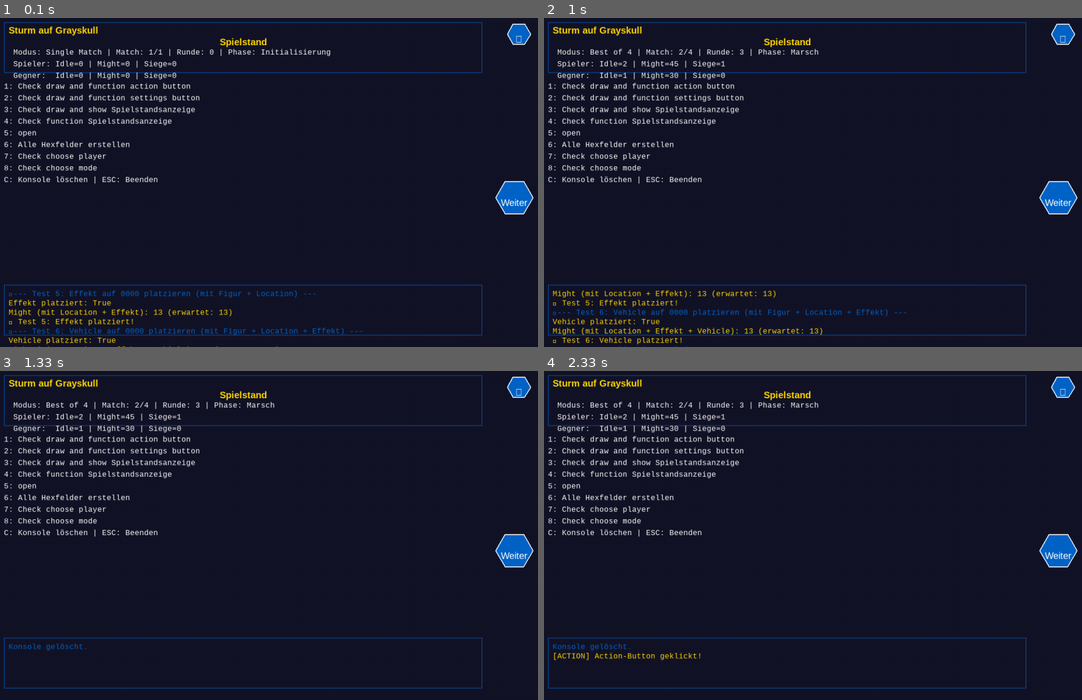
Above: before the commit, frames 1-4 (two rows, left to right).
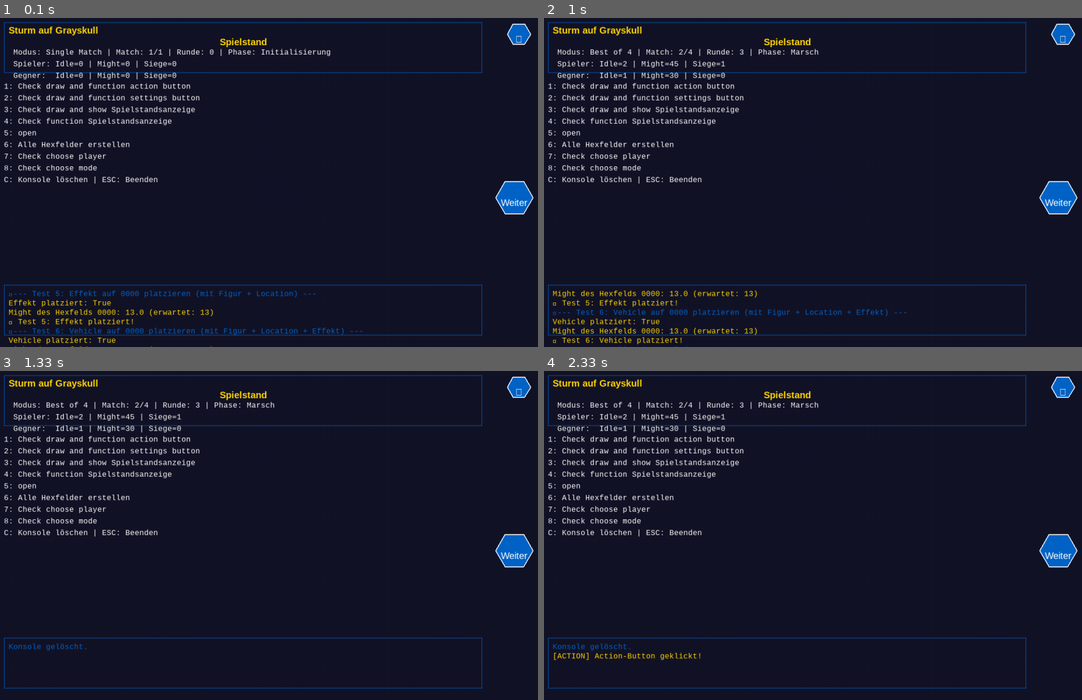
Above: after the commit, the same moments.

Repository: falkstergaming/Assault
Game: pygame game, started from main.py
The game is run twice, just before and just after one commit, with the same random seed, the same clock (stepped at 60 frames per second) and the same inputs.
Inputs (mouse positions are in pixels of both pictures, inside the frame that each line leads up to):
- Up to frame 1 (0.1 s): no input
- Up to frame 2 (1 s): click "Spielstand" at 0.38 s; tap 4 at 0.67 s
- Up to frame 3 (1.33 s): tap C at 1 s
- Up to frame 4 (2.33 s): click "Weiter" at 1.38 s; click (640, 545) at 1.72 s

The runs differ from the first frame. In frame 1, 0.3% of the frame differs, in the area x 6-52%, y 88-100%; in frame 2, 0.7%, in the area x 6-52%, y 82-97%; in frame 3, nothing differs; in frame 4, nothing differs.

Commit message:
Might calculator exclusive per hex

Diff:
--- a/core/game/board.py
+++ b/core/game/board.py
@@ -282,14 +282,33 @@
 
     # --- Nachbarn-Abfrage ---
     def get_neighbors(self, hex_id: HexID) -> List[BaseEntity]:
-        """Gibt alle Entities (Figuren, Locations, Effekte) auf den Nachbar-Feldern zurück."""
+        """Gibt alle Entities (Figuren, Locations, Effekte, Vehicles) auf den Nachbar-Feldern zurück."""
         neighbor_ids = self._logical_neighbors.get(hex_id, [])  # ✅ HexID-Objekt als Key!
         neighbors = []
         for nid in neighbor_ids:
             # Hole alle Entities auf dem Nachbar-Feld
-            entities = self.get_entities_at(nid)
+            entities = self.get_entities_on_hex(nid)
             neighbors.extend(entities)
         return neighbors
+
+    def get_neighbor_entities(self, hex_id: HexID) -> List[BaseEntity]:
+        """
+        Gibt alle Entities auf den logischen Nachbar-Feldern zurück.
+        Alias für get_neighbors() zur Kompatibilität mit MightCalculator.
+        """
+        return self.get_neighbors(hex_id)
+
+    def get_opponent_entity(self, hex_id: HexID) -> Optional[BaseEntity]:
+        """
+        Gibt die Entity vom gegenüberliegenden Feld zurück.
+        Nur relevant für Spieler- (1xxx) und Gegner-Felder (2xxx).
+        """
+        opponent_field = self.get_opponent_field(hex_id)
+        if opponent_field is None:
+            return None
+        # Es kann nur eine Entity pro Typ geben, wir geben die erste zurück
+        # (Priorität: Figur > Location > Effekt > Vehicle)
+        return self.get_entity_at(opponent_field)
 
     def get_optical_neighbors(self, hex_id: HexID) -> List[HexID]:
         """
@@ -377,6 +396,19 @@
     def get_vehicle_at(self, hex_id: HexID) -> Optional[BaseEntity]:
         return self._vehicles.get(hex_id.raw_id)
 
+    def get_entities_on_hex(self, hex_id: HexID) -> List[BaseEntity]:
+        """Gibt alle Entities (Figuren, Locations, Effekte, Vehicles) auf einem Hexfeld zurück."""
+        entities = []
+        if hex_id.raw_id in self._figures:
+            entities.append(self._figures[hex_id.raw_id])
+        if hex_id.raw_id in self._locations:
+            entities.append(self._locations[hex_id.raw_id])
+        if hex_id.raw_id in self._effects:
+            entities.append(self._effects[hex_id.raw_id])
+        if hex_id.raw_id in self._vehicles:
+            entities.append(self._vehicles[hex_id.raw_id])
+        return entities
+
     def get_entity_at(self, hex_id: HexID) -> Optional[BaseEntity]:
         """
         Gibt die erste Entity auf einem Hexfeld zurück (für Abwärtskompatibilität).
--- a/core/managers/might_calculator.py
+++ b/core/managers/might_calculator.py
@@ -1,114 +1,238 @@
-from typing import List, Optional, Dict
+from typing import List, Optional, Dict, TYPE_CHECKING
 from core.entities.base_entity import BaseEntity
+from core.entities.buff import Buff
 from core.game.board import Board
-from core.utils import HexID
-from core.entities.base_entity import Buff  # Importiere die Buff-Klasse
+from core.utils.hex_id import HexID
+
+if TYPE_CHECKING:
+    from core.game.board import Board
+
 
 class MightCalculator:
-    """Zentrale Klasse für Might-Berechnungen."""
+    """
+    Zentrale Klasse für Might-Berechnungen.
+
+    Berechnet den Might-Wert für ein Hexfeld basierend auf:
+    1. base_might aller Entities auf dem Feld
+    2. Buffs nach Prioritätenreihenfolge:
+       - neighbor (von angrenzenden Entities)
+       - opponent (von gegenüberliegender Entity)
+       - faction (für alle Entities der gleichen Faction)
+       - targeted (für spezifische Entities)
+       - self (nur bei Alt-State aktiv)
+
+    Location Self-Buffs wirken automatisch, wenn eine Figur darauf steht.
+    """
 
     def __init__(self, board: Board):
         self.board = board
 
     def calculate_might_for_hex(self, hex_id: HexID) -> float:
-        """Berechnet den finalen Might-Wert für ein Hexfeld."""
+        """
+        Berechnet den finalen Might-Wert für ein Hexfeld.
+
+        Summiert base_might aller Entities + alle anwendbaren Buffs.
+        Buffs werden nach Prioritätenreihenfolge berechnet.
+
+        Args:
+            hex_id: Die HexID des Feldes
+
+        Returns:
+            Der gesamte Might-Wert des Feldes (>= 0)
+        """
         entities = self.board.get_entities_on_hex(hex_id)
-        base_might = self._sum_base_might(entities)
-        buffs = self._calculate_buffs(hex_id, entities)
-        return base_might + buffs
-
-    def _sum_base_might(self, entities: List[BaseEntity]) -> float:
-        """Summiert die base_might aller Entities auf dem Feld."""
-        return sum(entity.base_might for entity in entities)
-
-    def _calculate_buffs(self, hex_id: HexID, entities: List[BaseEntity]) -> float:
-        """Berechnet alle Buffs für die Entities auf dem Feld."""
-        buffs = 0
-        buffs += self._get_neighbor_buffs(hex_id, entities)
-        buffs += self._get_opponent_buffs(hex_id, entities)
-        buffs += self._get_faction_buffs(entities)
-        buffs += self._get_targeted_buffs(entities)
-        buffs += self._get_self_buffs(entities)  # Nur für Alt-State-Entities
-        return buffs
-
-    def _get_might_split(self, hex_id: HexID) -> List[float]:
-        """Gibt den maximalen might_split aller Entities auf dem Feld zurück."""
+
+        # 1. Summiere base_might aller Entities
+        base_might = sum(entity.base_might for entity in entities)
+
+        # 2. Berechne alle Buffs für dieses Feld
+        buffs = self._calculate_buffs_for_hex(hex_id, entities)
+
+        total_might = base_might + buffs
+        return max(0, total_might)
+
+    def get_might_split(self, hex_id: HexID) -> List[float]:
+        """
+        Gibt den maximalen might_split aller Entities auf dem Feld zurück.
+
+        Args:
+            hex_id: Die HexID des Feldes
+
+        Returns:
+            Liste mit 2 Werten (für die beiden Idle-Felder)
+        """
         entities = self.board.get_entities_on_hex(hex_id)
+        if not entities:
+            return [0.5, 0.5]  # Default
         return [
             max(e.might_split[0] for e in entities),
             max(e.might_split[1] for e in entities)
         ]
 
-    def calculate_might(
-        self,
-        entity: BaseEntity,
-        hex_id: str,
-        neighbor_entities: Optional[List[BaseEntity]] = None,
-        opponent: Optional[BaseEntity] = None
-    ) -> int:
-        """
-        Berechnet den Might-Wert einer Entity inkl. aller Buffs.
-        Args:
-            entity: Die Entity, deren Might berechnet wird.
-            hex_id: Hex-ID der Entity (für Nachbarn/Location-Prüfung).
-            neighbor_entities: Liste der angrenzenden Entities (optional, wird sonst vom Board geholt).
-            opponent: Gegenüberliegende Entity (optional, wird sonst vom Board geholt).
-        Returns:
-            Might-Wert (>= 0).
-        """
-        might = entity.base_might
-
-        # 1. Self-Buffs (nur wenn Alt-State aktiv ODER Location mit Figur)
-        if self._should_apply_self_buffs(entity, hex_id):
-            for buff in entity.buffs["self"]:
-                might += buff.value
-
-        # 2. Neighbor-Buffs
-        if neighbor_entities is None:
-            neighbor_entities = self.board.get_neighbor_entities(hex_id)
-        for neighbor in neighbor_entities:
-            for buff in neighbor.buffs["neighbor"]:
-                if self._buff_applies(buff, entity):
-                    might += buff.value
-
-        # 3. Opponent-Buffs
+    def _calculate_buffs_for_hex(self, hex_id: HexID, entities: List[BaseEntity]) -> float:
+        """
+        Berechnet alle Buffs für ein Hexfeld nach Prioritätenreihenfolge.
+
+        Prioritäten:
+        1. neighbor - Buffs von angrenzenden Entities (links/rechts)
+        2. opponent - Buffs von gegenüberliegender Entity
+        3. faction - Buffs für alle Entities der gleichen Faction
+        4. targeted - Buffs für spezifische Entities
+        5. self - Self-Buffs (nur bei Alt-State oder Location mit Figur)
+
+        Args:
+            hex_id: Die HexID des Feldes
+            entities: Liste der Entities auf diesem Feld
+
+        Returns:
+            Summe aller anwendbaren Buff-Werte
+        """
+        total_buff = 0.0
+
+        # 2. Neighbor-Buffs: von angrenzenden Entities
+        total_buff += self._get_neighbor_buffs(hex_id, entities)
+
+        # 3. Opponent-Buffs: von gegenüberliegender Entity
+        total_buff += self._get_opponent_buffs(hex_id, entities)
+
+        # 4. Faction-Buffs: für alle Entities der gleichen Faction
+        total_buff += self._get_faction_buffs(entities)
+
+        # 5. Targeted-Buffs: für spezifische Entities
+        total_buff += self._get_targeted_buffs(entities)
+
+        # 6. Self-Buffs: nur bei Alt-State oder Location mit Figur
+        total_buff += self._get_self_buffs(hex_id, entities)
+
+        return total_buff
+
+    def _get_neighbor_buffs(self, hex_id: HexID, entities: List[BaseEntity]) -> float:
+        """
+        Berechnet Neighbor-Buffs von angrenzenden Entities.
+        Nur Entities auf logischen Nachbarfeldern (links/rechts, max 2).
+        """
+        neighbor_entities = self.board.get_neighbor_entities(hex_id)
+        buff_value = 0.0
+
+        for entity in entities:
+            for neighbor in neighbor_entities:
+                # Jede Entity gibt ihre neighbor-Buffs an ihre Nachbarn
+                for buff in neighbor.buffs.get("neighbor", []):
+                    if self._buff_applies_to_entity(buff, entity):
+                        buff_value += buff.value
+
+        return buff_value
+
+    def _get_opponent_buffs(self, hex_id: HexID, entities: List[BaseEntity]) -> float:
+        """
+        Berechnet Opponent-Buffs von der gegenüberliegenden Entity.
+        """
+        opponent = self.board.get_opponent_entity(hex_id)
         if opponent is None:
-            opponent = self.board.get_opponent_entity(hex_id)
-        if opponent:
-            for buff in opponent.buffs["opponent"]:
-                might += buff.value
-
-        # 4. Faction-Buffs
-        for buff in entity.buffs["faction"]:
-            if buff.target_type == "faction" and buff.target in (entity.faction or ""):
-                might += buff.value
-
-        # 5. Targeted-Buffs
-        for buff in entity.buffs["targeted"]:
-            might += buff.value
-
-        # 6. Location-Buffs (wenn Figur auf Location steht)
-        location = self.board.get_location_at(hex_id)
-        if location and entity.type == "figure":
-            for buff in location.buffs["self"]:
-                might += buff.value
-
-        return max(0, might)
-
-    def _should_apply_self_buffs(self, entity: BaseEntity, hex_id: str) -> bool:
-        """Prüft, ob Self-Buffs für die Entity gelten."""
+            return 0.0
+
+        buff_value = 0.0
+        for entity in entities:
+            for buff in opponent.buffs.get("opponent", []):
+                # Opponent-Buffs wirken auf alle Entities (ohne Target-Prüfung laut README)
+                buff_value += buff.value
+
+        return buff_value
+
+    def _get_faction_buffs(self, entities: List[BaseEntity]) -> float:
+        """
+        Berechnet Faction-Buffs für alle Entities der gleichen Faction.
+        """
+        buff_value = 0.0
+
+        for entity in entities:
+            if not entity.faction:
+                continue
+
+            # Faction-Buffs der Entity selbst
+            for buff in entity.buffs.get("faction", []):
+                if buff.target_type == "faction" and buff.target == entity.faction:
+                    buff_value += buff.value
+
+        return buff_value
+
+    def _get_targeted_buffs(self, entities: List[BaseEntity]) -> float:
+        """
+        Berechnet Targeted-Buffs für spezifische Entities (per ID oder Name).
+        """
+        buff_value = 0.0
+
+        for entity in entities:
+            for buff in entity.buffs.get("targeted", []):
+                if self._buff_applies_to_entity(buff, entity):
+                    buff_value += buff.value
+
+        return buff_value
+
+    def _get_self_buffs(self, hex_id: HexID, entities: List[BaseEntity]) -> float:
+        """
+        Berechnet Self-Buffs (nur bei Alt-State aktiv oder Location mit Figur).
+        """
+        buff_value = 0.0
+
+        for entity in entities:
+            # Self-Buffs wirken nur, wenn:
+            # - Entity ist im Alt-State (entity.alt == True)
+            # - ODER Entity ist eine Location und eine Figur steht darauf
+            if self._should_apply_self_buffs(entity, hex_id):
+                for buff in entity.buffs.get("self", []):
+                    buff_value += buff.value
+
+        return buff_value
+
+    def _should_apply_self_buffs(self, entity: BaseEntity, hex_id: HexID) -> bool:
+        """
+        Prüft, ob Self-Buffs für die Entity gelten.
+
+        Self-Buffs wirken, wenn:
+        - Die Entity im Alt-State ist (entity.alt == True)
+        - ODER die Entity eine Location ist und eine Figur darauf steht
+        """
         if entity.alt:
             return True
         if entity.type == "location":
             return self.board.get_figure_at(hex_id) is not None
         return False
 
-    def _buff_applies(self, buff: 'Buff', entity: BaseEntity) -> bool:
-        """Prüft, ob ein Buff auf die Entity zutrifft."""
-        if buff.target_type == "faction" and buff.target in (entity.faction or ""):
+    def _buff_applies_to_entity(self, buff: Buff, entity: BaseEntity) -> bool:
+        """
+        Prüft, ob ein Buff auf die gegebene Entity zutrifft.
+
+        Args:
+            buff: Der Buff
+            entity: Die Entity, die den Buff erhalten soll
+
+        Returns:
+            True, wenn der Buff auf die Entity zutrifft
+        """
+        # Faction: Buff trifft zu, wenn Entity zur Ziel-Faction gehört
+        if buff.target_type == "faction" and entity.faction:
+            return buff.target == entity.faction
+
+        # Tag: Buff trifft zu, wenn Entity den Ziel-Tag hat
+        if buff.target_type == "tag" and entity.tags:
+            return buff.target in entity.tags
+
+        # ID: Buff trifft zu, wenn Entity die Ziel-ID hat
+        if buff.target_type == "id":
+            return buff.target == entity.id
+
+        # Pool: Buff trifft zu, wenn Entity zum Ziel-Pool gehört
+        if buff.target_type == "pool":
+            # Pool-Logik: z.B. "Good", "Evil", "Neutral", "Horde"
+            from core.utils.global_constants import FACTION_POOLS
+            if entity.faction in FACTION_POOLS:
+                for pool, factions in FACTION_POOLS.items():
+                    if entity.faction in factions and buff.target == pool:
+                        return True
+
+        # self: Buff trifft immer auf die Entity selbst zu (wird in _get_self_buffs geprüft)
+        if buff.target_type == "self":
             return True
-        if buff.target_type == "tag" and buff.target in entity.tags:
-            return True
-        if buff.target_type == "id" and buff.target == entity.id:
-            return True
+
         return False
--- a/core/tests/init_test.py
+++ b/core/tests/init_test.py
@@ -3,6 +3,7 @@
 from core.entities.location import Location
 from core.entities.effect import Effect
 from core.entities.vehicle import Vehicle
+from core.managers.might_calculator import MightCalculator
 from core.utils.hex_id import HexID
 from core.utils.global_constants import COLORS
 
@@ -17,6 +18,7 @@
         self.eterniaorte = eterniaorte
         self.effekte = effekte
         self.fahrzeuge = fahrzeuge if fahrzeuge else {}
+        self.might_calculator = MightCalculator(board)
 
         # Lade die Dummy-Entitäten aus den übergebene JSON-Daten
         self.dummy_figure = Figure.from_dict(figuren["0000"])
@@ -79,7 +81,7 @@
             self.console.log("❌ Test 2: Dummy-Entitäten fehlen!", COLORS["idle_opponent"])
 
     def _test_place_location(self):
-        """Test 3: Platziert Location auf 0000."""
+        """Test 3: Platziert Location auf 0000 und prüft Might für das Hexfeld."""
         self.console.log("\n--- Test 3: Location auf 0000 platzieren ---", COLORS["primary"])
         hex_id = HexID("0000")
         success = self.board.place_entity(hex_id, self.dummy_location)
@@ -87,9 +89,11 @@
         if success:
             location = self.board.get_location_at(hex_id)
             if location:
-                might = location.base_might
-                self.console.log(f"Might der Location: {might} (erwartet: {self.dummy_location.base_might})",
-                                COLORS["highlight"] if might == self.dummy_location.base_might else COLORS["idle_opponent"])
+                # Might für das Hexfeld berechnen (neue Methode)
+                hex_might = self.might_calculator.calculate_might_for_hex(hex_id)
+                expected = self.dummy_location.base_might
+                self.console.log(f"Might des Hexfelds 0000: {hex_might} (erwartet: {expected})",
+                                COLORS["highlight"] if hex_might == expected else COLORS["idle_opponent"])
                 self.console.log("✅ Test 3: Location platziert!", COLORS["highlight"])
             else:
                 self.console.log("❌ Test 3: Location nicht gefunden!", COLORS["idle_opponent"])
@@ -97,7 +101,7 @@
             self.console.log("❌ Test 3: Platzierung fehlgeschlagen!", COLORS["idle_opponent"])
 
     def _test_place_figure(self):
-        """Test 4: Platziert Figur auf 0000 (mit Location)."""
+        """Test 4: Platziert Figur auf 0000 (mit Location) und prüft Hexfeld-Might."""
         self.console.log("\n--- Test 4: Figur auf 0000 platzieren (mit Location) ---", COLORS["primary"])
         hex_id = HexID("0000")
         success = self.board.place_entity(hex_id, self.dummy_figure)
@@ -106,11 +110,13 @@
             figure = self.board.get_figure_at(hex_id)
             location = self.board.get_location_at(hex_id)
             if figure and location:
+                # Might für das Hexfeld berechnen (neue Methode)
+                hex_might = self.might_calculator.calculate_might_for_hex(hex_id)
+                # Erwartet: Figur + Location base_might (+ Location self-buffs)
                 location_self_buffs = sum(buff.value for buff in location.buffs["self"])
-                might = figure.base_might + location.base_might + location_self_buffs
                 expected = self.dummy_figure.base_might + self.dummy_location.base_might + location_self_buffs
-                self.console.log(f"Might der Figur (mit Location): {might} (erwartet: {expected})",
-                                COLORS["highlight"] if might == expected else COLORS["idle_opponent"])
+                self.console.log(f"Might des Hexfelds 0000: {hex_might} (erwartet: {expected})",
+                                COLORS["highlight"] if hex_might == expected else COLORS["idle_opponent"])
                 self.console.log("✅ Test 4: Figur platziert!", COLORS["highlight"])
             else:
                 self.console.log("❌ Test 4: Figur oder Location nicht gefunden!", COLORS["idle_opponent"])
@@ -118,7 +124,7 @@
             self.console.log("❌ Test 4: Platzierung fehlgeschlagen!", COLORS["idle_opponent"])
 
     def _test_place_effect(self):
-        """Test 5: Platziert Effekt auf 0000 (mit Figur + Location)."""
+        """Test 5: Platziert Effekt auf 0000 (mit Figur + Location) und prüft Hexfeld-Might."""
         self.console.log("\n--- Test 5: Effekt auf 0000 platzieren (mit Figur + Location) ---", COLORS["primary"])
         hex_id = HexID("0000")
         success = self.board.place_entity(hex_id, self.dummy_effect)
@@ -128,15 +134,16 @@
             location = self.board.get_location_at(hex_id)
             effect = self.board.get_effect_at(hex_id)
             if figure and location and effect:
+                # Might für das Hexfeld berechnen (neue Methode)
+                hex_might = self.might_calculator.calculate_might_for_hex(hex_id)
+                # Erwartet: Figur + Location + Effekt base_might (+ Selbst-Buffs)
                 location_self_buffs = sum(buff.value for buff in location.buffs["self"])
                 figure_self_buffs = sum(buff.value for buff in figure.buffs["self"]) if figure.alt else 0
                 effect_self_buffs = sum(buff.value for buff in effect.buffs["self"]) if effect.alt else 0
-                might = (figure.base_might + location.base_might + effect.base_might +
-                         location_self_buffs + figure_self_buffs + effect_self_buffs)
                 expected = (self.dummy_figure.base_might + self.dummy_location.base_might + self.dummy_effect.base_might +
                             location_self_buffs + figure_self_buffs + effect_self_buffs)
-                self.console.log(f"Might (mit Location + Effekt): {might} (erwartet: {expected})",
-                                COLORS["highlight"] if might == expected else COLORS["idle_opponent"])
+                self.console.log(f"Might des Hexfelds 0000: {hex_might} (erwartet: {expected})",
+                                COLORS["highlight"] if hex_might == expected else COLORS["idle_opponent"])
                 self.console.log("✅ Test 5: Effekt platziert!", COLORS["highlight"])
             else:
                 self.console.log("❌ Test 5: Figur, Location oder Effekt nicht gefunden!", COLORS["idle_opponent"])
@@ -144,7 +151,7 @@
             self.console.log("❌ Test 5: Platzierung fehlgeschlagen!", COLORS["idle_opponent"])
 
     def _test_place_vehicle(self):
-        """Test 6: Platziert Vehicle auf 0000 (mit Figur + Location + Effekt)."""
+        """Test 6: Platziert Vehicle auf 0000 (mit Figur + Location + Effekt) und prüft Hexfeld-Might."""
         self.console.log("\n--- Test 6: Vehicle auf 0000 platzieren (mit Figur + Location + Effekt) ---", COLORS["primary"])
         hex_id = HexID("0000")
         success = self.board.place_entity(hex_id, self.dummy_vehicle)
@@ -155,15 +162,17 @@
             effect = self.board.get_effect_at(hex_id)
             vehicle = self.board.get_vehicle_at(hex_id)
             if figure and location and effect and vehicle:
+                # Might für das Hexfeld berechnen (neue Methode)
+                hex_might = self.might_calculator.calculate_might_for_hex(hex_id)
+                # Erwartet: Figur + Location + Effekt + Vehicle base_might (+ Selbst-Buffs)
                 location_self_buffs = sum(buff.value for buff in location.buffs["self"])
                 figure_self_buffs = sum(buff.value for buff in figure.buffs["self"]) if figure.alt else 0
                 effect_self_buffs = sum(buff.value for buff in effect.buffs["self"]) if effect.alt else 0
-                might = (figure.base_might + location.base_might + effect.base_might + vehicle.base_might +
-                         location_self_buffs + figure_self_buffs + effect_self_buffs)
-                expected = (self.dummy_figure.base_might + self.dummy_location.base_might + self.dummy_effect.base_might + self.dummy_vehicle.base_might +
+                expected = (self.dummy_figure.base_might + self.dummy_location.base_might +
+                           self.dummy_effect.base_might + self.dummy_vehicle.base_might +
                             location_self_buffs + figure_self_buffs + effect_self_buffs)
-                self.console.log(f"Might (mit Location + Effekt + Vehicle): {might} (erwartet: {expected})",
-                                COLORS["highlight"] if might == expected else COLORS["idle_opponent"])
+                self.console.log(f"Might des Hexfelds 0000: {hex_might} (erwartet: {expected})",
+                                COLORS["highlight"] if hex_might == expected else COLORS["idle_opponent"])
                 self.console.log("✅ Test 6: Vehicle platziert!", COLORS["highlight"])
             else:
                 self.console.log("❌ Test 6: Eine oder mehrere Entitäten nicht gefunden!", COLORS["idle_opponent"])
Not shown, added: Session_Init.md
